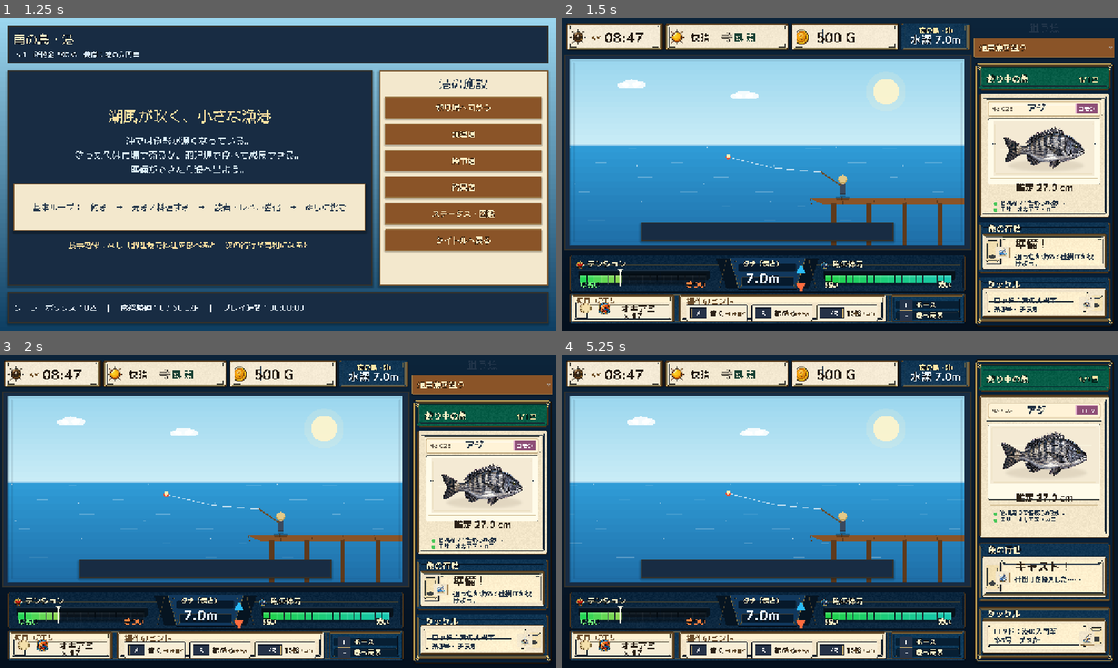
Above: before the commit, frames 1-4 (two rows, left to right).
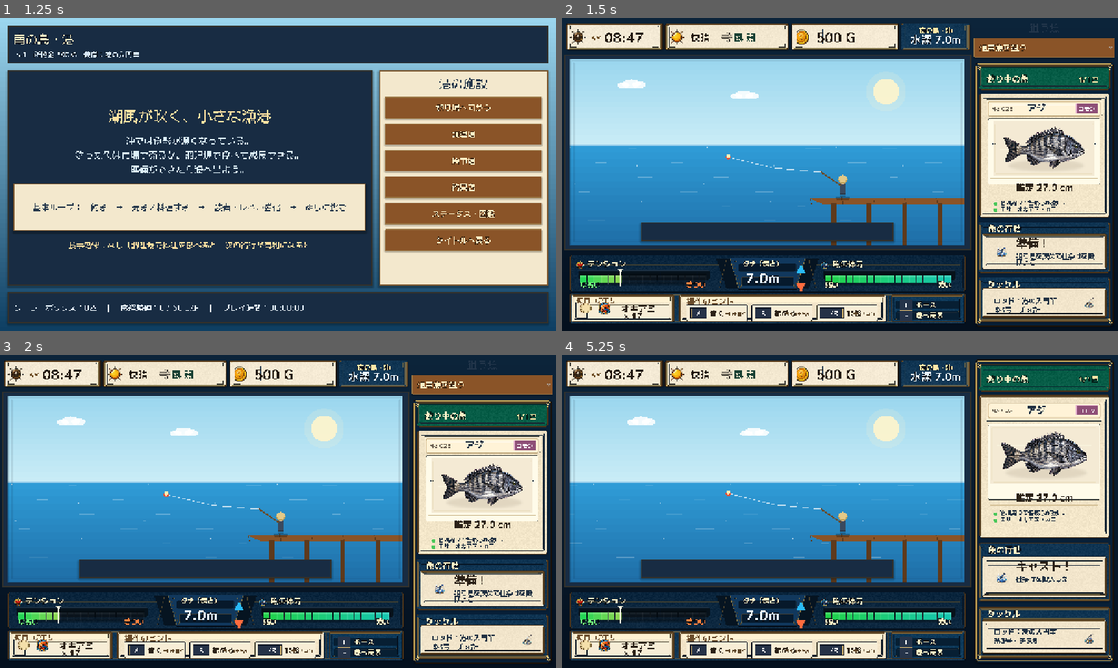
Above: after the commit, the same moments.

Repository: RYUKOU-OKUMURA/tsuri_quest_umi_mvp
Game: Godot game, scene res://scenes/main.tscn
Two runs of this game, one before a commit and one after it. Both use one fixed random seed, a clock stepped at 60 frames per second and the inputs below.
Inputs (mouse positions are in pixels of both pictures, inside the frame that each line leads up to):
- Up to frame 1 (1.25 s): click "ゲームを始める" at 0.5 s
- Up to frame 2 (1.5 s): click "釣り場へ向かう" at 1.25 s
- Up to frame 3 (2 s): no input
- Up to frame 4 (5.25 s): click "通常魚を狙う" at 2 s; click "通常魚を狙う" at 2.75 s; click "通常魚を狙う" at 3.5 s; tap Enter at 4.25 s; move the mouse to (767, 627) at 4.27 s; tap Shift at 4.35 s; click (767, 627) at 4.42 s; tap Space at 4.52 s; move the mouse to (728, 527) at 5.02 s; tap E at 5.1 s; click (728, 527) at 5.17 s

Frame 1 is identical in both runs. In frame 2, 0.8% of the frame differs, in the area x 76-98%, y 69-95%; in frame 3, 0.8%; in frame 4, 0.9%, in the area x 76-98%, y 65-94%.

Commit message:
Unify fight sidebar lower cards

Diff:
--- a/src/ui/components/fight_sidebar.gd
+++ b/src/ui/components/fight_sidebar.gd
@@ -153,12 +153,12 @@
 	if simulator != null:
 		action = simulator.action_name
 		message = simulator.action_message
-	var icon_size := 32.0 if _sidebar_frame != null else 58.0
-	var text_x := 64.0 if _sidebar_frame != null else 78.0
-	_draw_action_icon(body.position + Vector2(36.0, body.size.y * 0.54), icon_size)
-	_draw_text(font, "%s！" % action, body.position + Vector2(text_x, 34.0), 26 if _sidebar_frame != null else 20, Color("#2b2117"), 0)
-	if _sidebar_frame != null:
-		_draw_action_message(font, message, body.position + Vector2(text_x, 45.0), body.size.x - text_x - 12.0)
+	var icon_size := 44.0 if _sidebar_frame != null else 58.0
+	var text_x := 66.0 if _sidebar_frame != null else 78.0
+	_draw_action_icon(body.position + Vector2(33.0, body.size.y * 0.54), icon_size)
+	_draw_text(font, "%s！" % action, body.position + Vector2(text_x, 33.0), 26 if _sidebar_frame != null else 20, Color("#2b2117"), 0)
+	if _sidebar_frame != null:
+		_draw_action_message(font, message, body.position + Vector2(text_x, 44.0), body.size.x - text_x - 10.0)
 	else:
 		_draw_wrapped(font, message, body.position + Vector2(72.0, 36.0), body.size.x - 82.0, 11, Palette.TEXT_DARK, 2)
 
@@ -175,8 +175,8 @@
 	var has_tackle_icon := _tackle_card_icon != null or _icons != null
 	var icon_reserved_width := 12.0
 	if has_tackle_icon:
-		icon_reserved_width = 58.0 if _sidebar_frame != null else 66.0
-	var text_offset := Vector2(15.0, 18.0) if _sidebar_frame != null else Vector2(12.0, 14.0)
+		icon_reserved_width = 50.0 if _sidebar_frame != null else 66.0
+	var text_offset := Vector2(15.0, 19.0) if _sidebar_frame != null else Vector2(12.0, 14.0)
 	var text_width := body.size.x - icon_reserved_width - text_offset.x
 	var lines: Array[String] = [
 		"ロッド：%s" % rod_name,
@@ -187,7 +187,7 @@
 	for i in range(lines.size()):
 		_draw_wrapped(font, lines[i], body.position + text_offset + Vector2(0.0, float(i) * tackle_line_gap), text_width, tackle_font_size, Palette.TEXT_DARK, 1, tackle_font_size + 3.0)
 	if _tackle_card_icon != null or _icons != null:
-		var icon_rect := Rect2(body.end - Vector2(50.0, 53.0), Vector2(36.0, 36.0)) if _sidebar_frame != null else Rect2(body.end - Vector2(50.0, 50.0), Vector2(40.0, 40.0))
+		var icon_rect := Rect2(body.end - Vector2(48.0, 55.0), Vector2(42.0, 42.0)) if _sidebar_frame != null else Rect2(body.end - Vector2(50.0, 50.0), Vector2(40.0, 40.0))
 		_draw_tackle_icon(icon_rect)
 	else:
 		_draw_simple_rod(body.position + Vector2(body.size.x - 62.0, body.size.y - 24.0))
Binary file changed: assets/showcase/underwater/fight_action_card_icon.png
Binary file changed: assets/showcase/underwater/fight_tackle_card_icon.png
Binary file changed: assets/showcase/underwater/sidebar_frame.png
Not shown, changed: design-qa.md
Not shown, changed: docs/11_underwater_fight_showcase.md
Not shown, changed: tools/generate_underwater_ui_frame_assets.py
